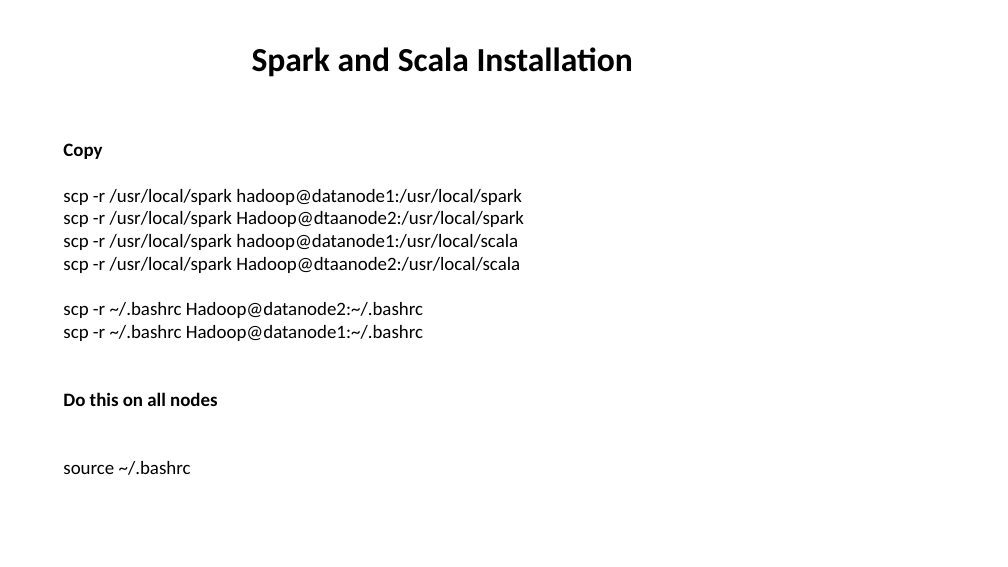
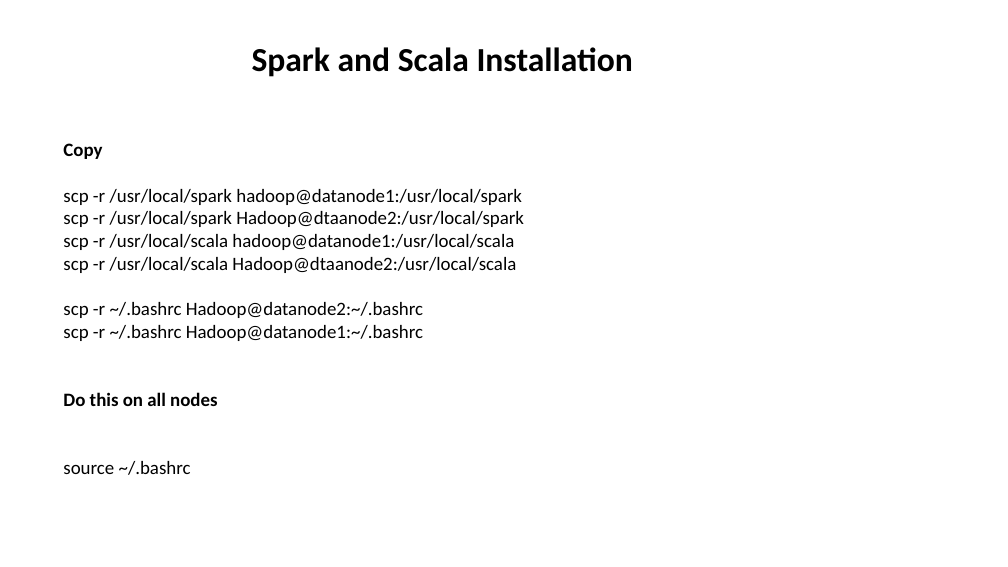
Before and after one commit to aashmishra/Bigdata_ppt, a slide deck: slide 9 of sparkscala.pptx. Drawn at 1008x567 pixels with LibreOffice and Linux fonts; fonts in the diff are those of the drawing. Boxes give left, top, right and bottom in pixels: in the first picture for what was removed or moved away, otherwise in the second. Text is boxed around its words. In the diff, an @@ line names an element or a change of style, - is before the commit and + after.

```diff
--- a/sparkscala.pptx
+++ b/sparkscala.pptx
@@ text at (63,234,516,273): text changed @@
-scp -r /usr/local/spark hadoop@datanode1:/usr/local/scala
-scp -r /usr/local/spark Hadoop@dtaanode2:/usr/local/scala
+scp -r /usr/local/scala hadoop@datanode1:/usr/local/scala
+scp -r /usr/local/scala Hadoop@dtaanode2:/usr/local/scala
```
Also in this commit, not shown: 3 other slides changed.
